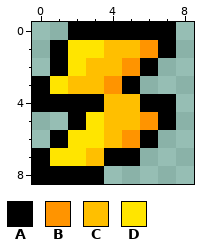
Pixel-art sprite: src/main/resources/assets/differentponies/textures/mob_effect/drain_energy.png. Above: the version before the commit.
The file is 9x9 pixels. Colours within 5 levels of each other are drawn and written as one.
Palette (. is transparent): A #000000  B #ff9400  C #ffbf00  D #ffe500
After:
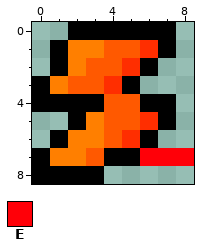
Colours new in this view: E #ff0008
From old to new:
Colour B changes from #ff9400 to #ff2e00.
Colour C changes from #ffbf00 to #ff5900.
Colour D changes from #ffe500 to #ff7f00.
There is now colour E in row 7 at x 6 to 8.
Where, in picture pixels (left, top, right, bottom), the same in both pictures:
changed: (50, 40, 194, 166)
